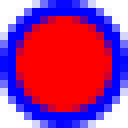
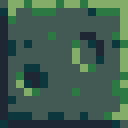
Layers edited between the first and the second 128x128 image:
added layer "Floor" above "Wall" over (0, 0, 128, 128)
added layer "Wall" above "Rectangle 1" over (0, 0, 128, 128)
hid "Ellipse 1" over (0, 0, 128, 128)
